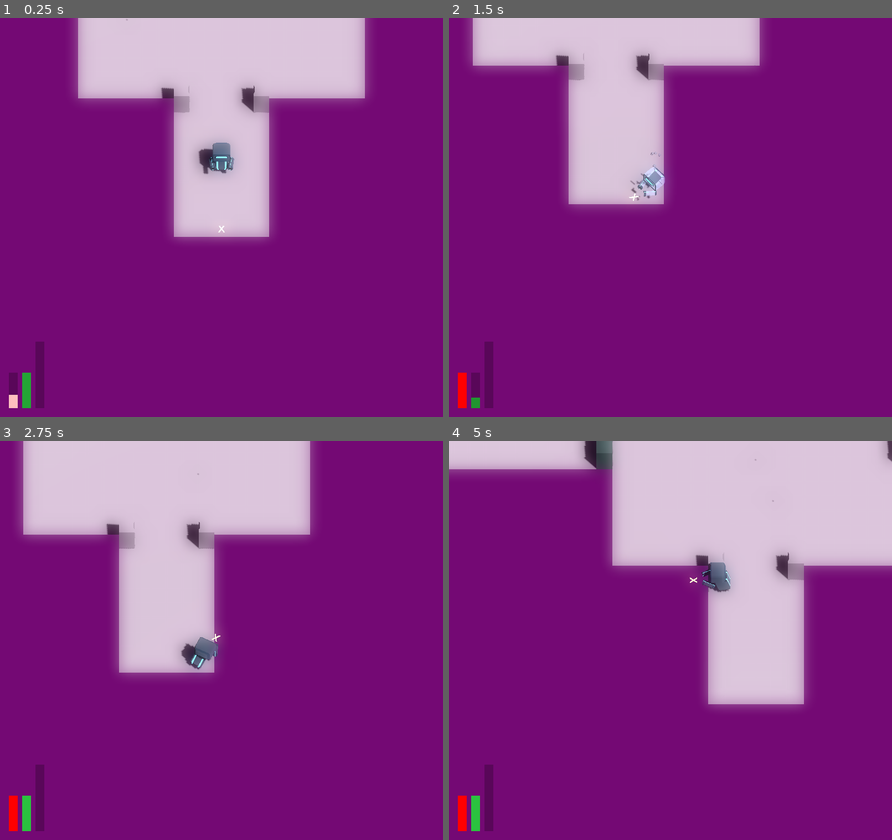
Above: before the commit, frames 1-4 (two rows, left to right).
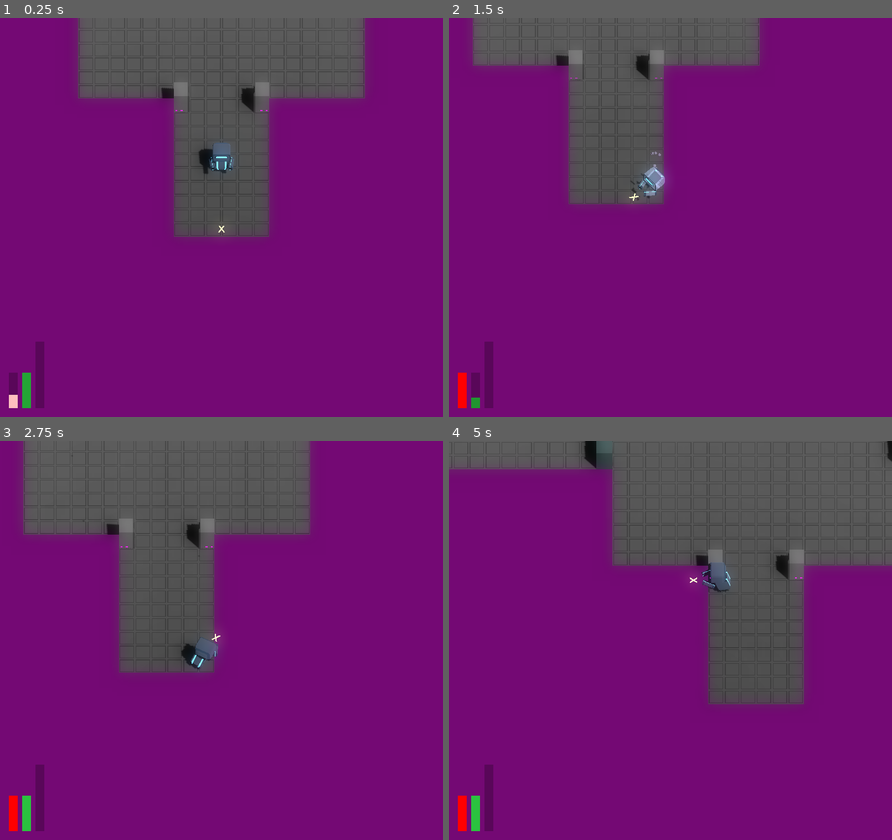
Above: after the commit, the same moments.

Repository: JackEvans24/bullet-absorb
Game: Godot game, scene res://scenes/main.tscn
Two runs of this game, one before a commit and one after it. Both use one fixed random seed, a clock stepped at 60 frames per second and the inputs below.
Inputs (mouse positions are in pixels of both pictures, inside the frame that each line leads up to):
- Up to frame 1 (0.25 s): no input
- Up to frame 2 (1.5 s): move the mouse to (767, 197) at 0.52 s; hold D (move_right) 0.53-1.28 s; hold Ctrl (absorb) 0.53-1.28 s; move the mouse to (581, 237) at 1.27 s; hold S (move_back) from 1.28 s (still down); tap Space (dash) at 1.35 s
- Up to frame 3 (2.75 s): move the mouse to (265, 552) at 2.02 s; release S (move_back) at 2.03 s; press the mouse at (265, 552) at 2.03 s; hold D (move_right) from 2.03 s (still down)
- Up to frame 4 (5 s): move the mouse to (648, 720) at 2.77 s; release D (move_right) at 2.78 s; release the mouse at (648, 720) at 2.78 s; hold W (move_forward) 2.78-3.53 s; tap Ctrl (absorb) at 2.85 s; move the mouse to (803, 700) at 3.52 s; hold A (move_left) from 3.53 s (still down); tap Space (dash) at 3.6 s; move the mouse to (537, 580) at 4.27 s; click (537, 580) at 4.35 s

The runs differ from the first frame. In frame 1, 21% of the frame differs, in the area x 17-83%, y 0-56%; in frame 2, 16%; in frame 3, 23%; in frame 4, 31%, in the area x 0-100%, y 0-67%.

Commit message:
fix: update turret colliders

Diff:
--- a/prefabs/enemies/turret.tscn
+++ b/prefabs/enemies/turret.tscn
@@ -206,13 +206,7 @@
 [node name="Knockback" parent="." index="1"]
 knockback_power = 0.0
 
-[node name="HitDetection" parent="." index="2"]
-transform = Transform3D(1, 0, 0, 0, 1, 0, 0, 0, 1, 0, 0.9, 0)
-
-[node name="CollisionShape3D" parent="HitDetection" index="0"]
-shape = ExtResource("3_ei43k")
-
-[node name="Pivot" parent="." index="3"]
+[node name="Pivot" parent="." index="2"]
 transform = Transform3D(1, 0, 0, 0, 1, 0, 0, 0, 1, 0, 0, 0)
 
 [node name="Body" parent="Pivot" index="0"]
@@ -245,7 +239,7 @@
 
 [node name="SpawnTube" parent="Pivot" index="4" instance=ExtResource("7_fcakt")]
 
-[node name="Collider" parent="." index="4"]
+[node name="Collider" parent="." index="3"]
 transform = Transform3D(1, 0, 0, 0, 1, 0, 0, 0, 1, 0, 0.9, 0)
 shape = ExtResource("3_ei43k")
 
